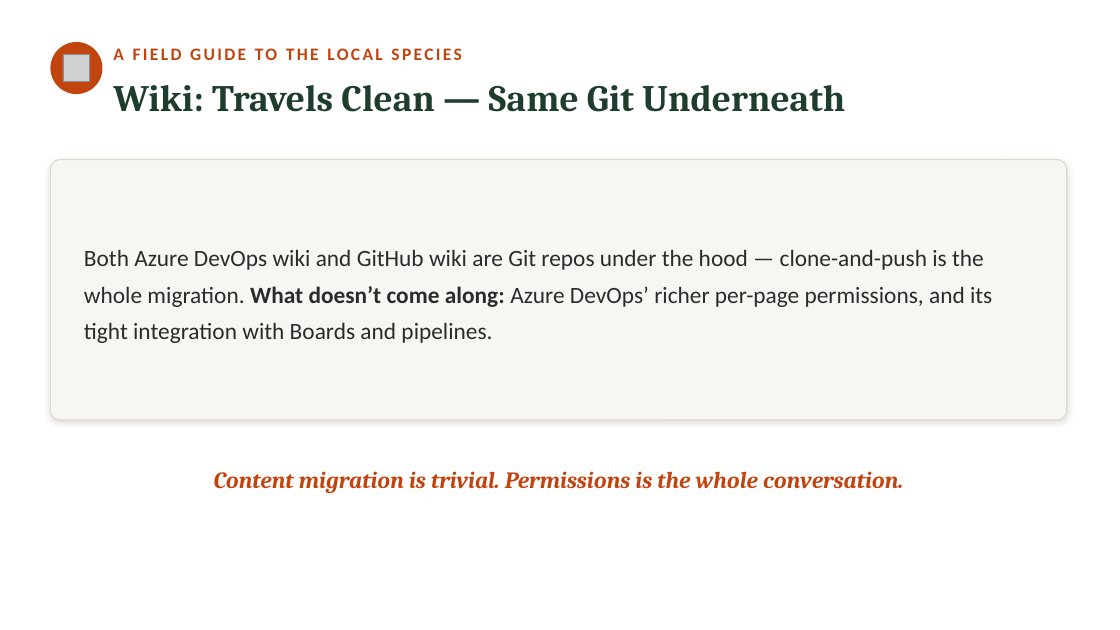
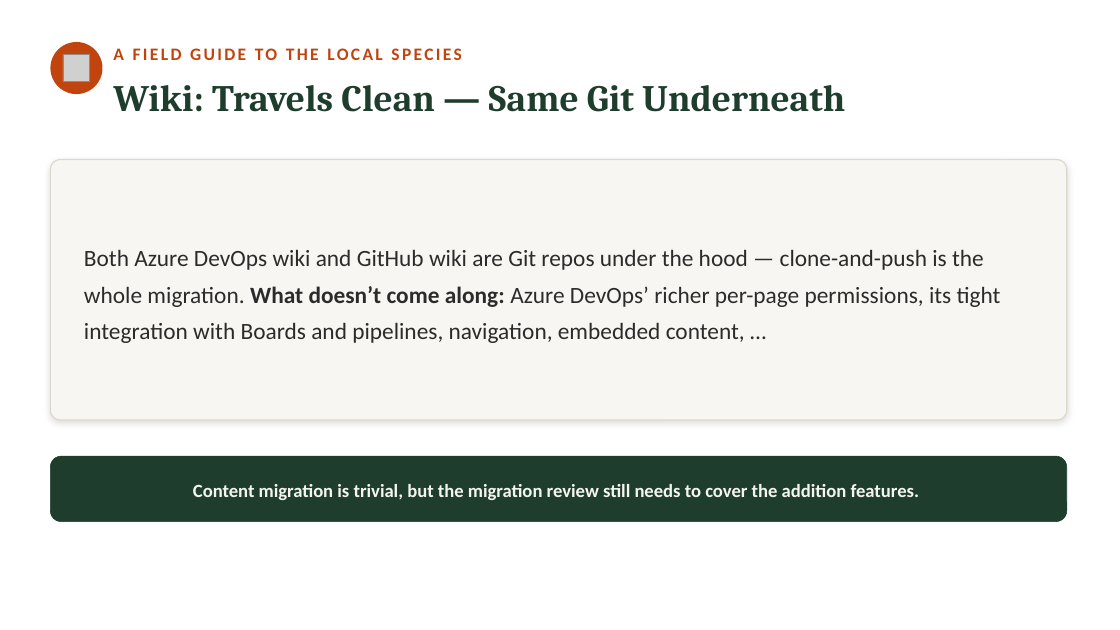
Before and after one commit to neumann1990/Azure_DevOps_To_GitHub, a slide deck: slide 12 of Claude outputs/azure-devops-to-github-the-great-migration-FULL-DECK.pptx (slide 15 before the commit). Drawn at 1120x630 pixels with LibreOffice and Linux fonts; fonts in the diff are those of the drawing; grey boxes stand for pictures. Boxes give left, top, right and bottom in pixels: in the first picture for what was removed or moved away, otherwise in the second. Text is boxed around its words. In the diff, an @@ line names an element or a change of style, - is before the commit and + after.

```diff
--- a/Claude outputs/azure-devops-to-github-the-great-migration-FULL-DECK.pptx
+++ b/Claude outputs/azure-devops-to-github-the-great-migration-FULL-DECK.pptx
@@ text at box(84, 249, 1001, 343): text changed @@
-Both Azure DevOps wiki and GitHub wiki are Git repos under the hood — clone-and-push is the whole migration. What doesn’t come along: Azure DevOps’ richer per-page permissions, and its tight integration with Boards and pipelines.
+Both Azure DevOps wiki and GitHub wiki are Git repos under the hood — clone-and-push is the whole migration. What doesn’t come along: Azure DevOps’ richer per-page permissions, its tight integration with Boards and pipelines, navigation, embedded content, …
@@ rounded rectangle added at box(50, 456, 1067, 522), fill #1F3D2C, outline #1F3D2C 0.5 pt, 16 pt, text #F5F5F0, bold @@
+Content migration is trivial, but the migration review still needs to cover the addition features.
@@ text removed at box(214, 471, 903, 493) @@
-Content migration is trivial. Permissions is the whole conversation.
```
Also in this commit, not shown: 16 other slides changed, 3 slides added, 4 slides removed.
